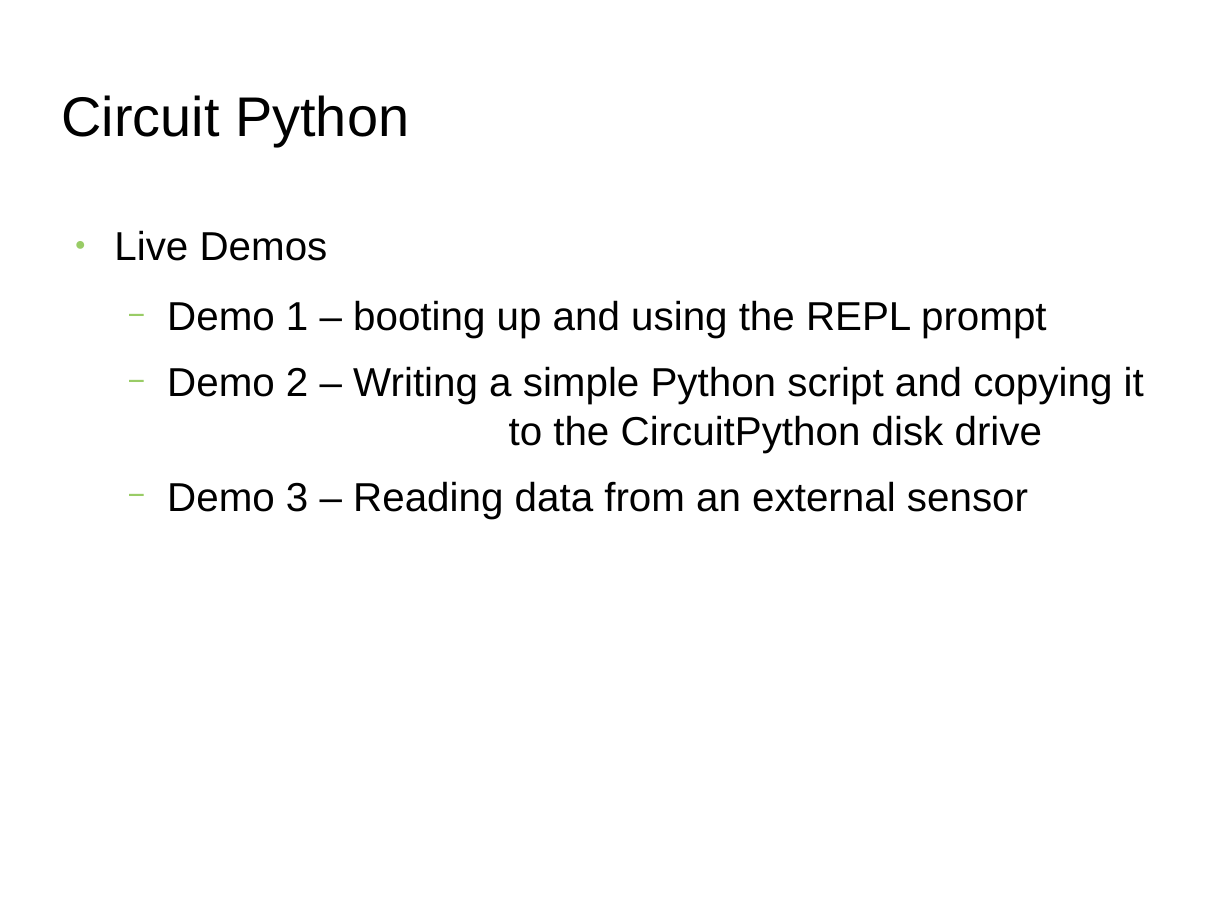
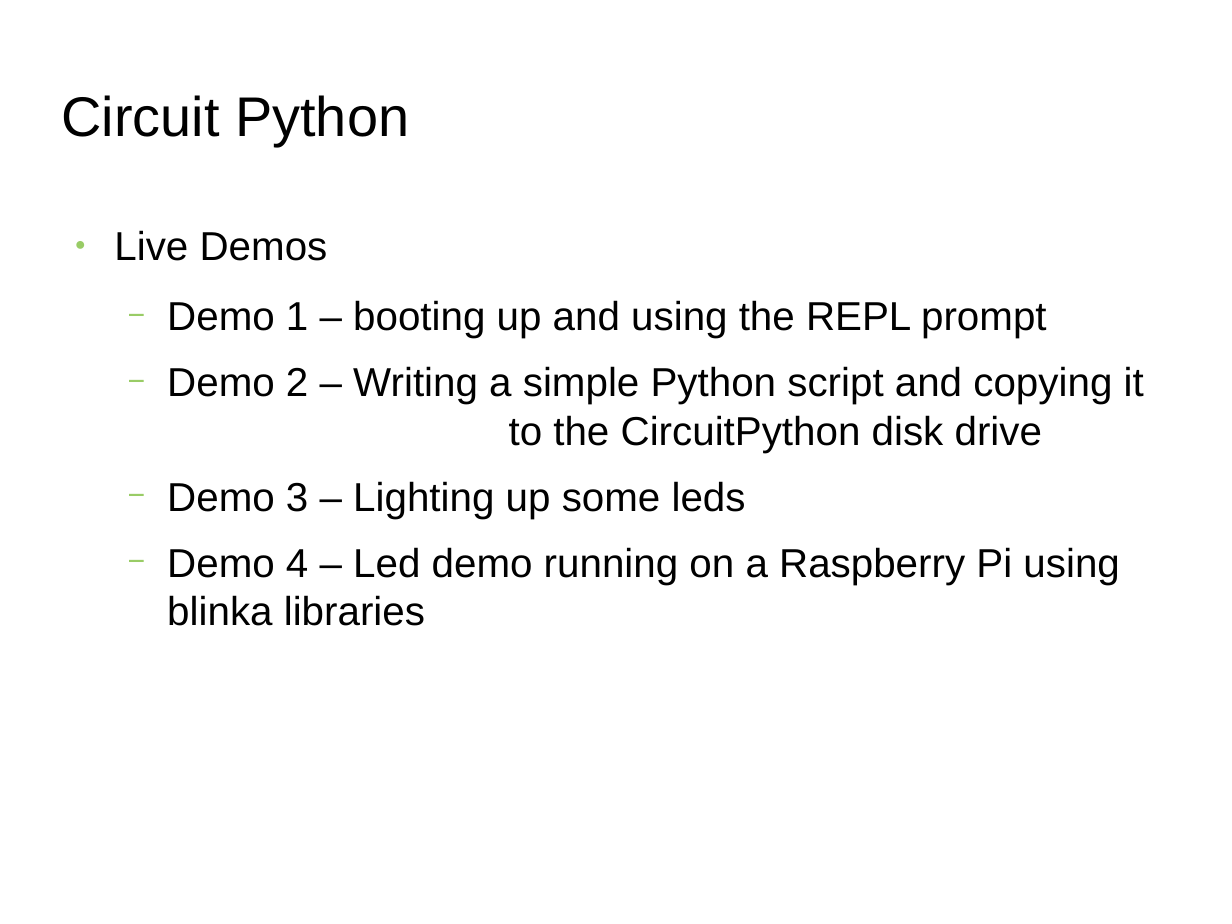
Before and after one commit to siehputz/uniforum2020, a slide deck: slide 22 of uniforum-three-quickies.odp (slide 21 before the commit). Drawn at 1232x924 pixels with LibreOffice and Linux fonts; fonts in the diff are those of the drawing; background and template pictures are left out. Boxes give left, top, right and bottom in pixels: in the first picture for what was removed or moved away, otherwise in the second. Text is boxed around its words. In the diff, an @@ line names an element or a change of style, - is before the commit and + after.

Commit message:
Circuitpyhton updates

```diff
--- a/uniforum-three-quickies.odp
+++ b/uniforum-three-quickies.odp
@@ text at (167, 481, 1119, 626): text changed @@
-  − Demo 3 – Reading data from an external sensor
+  − Demo 3 – Lighting up some leds
+  − Demo 4 – Led demo running on a Raspberry Pi using blinka libraries
```
Also in this commit, not shown: 4 other slides changed, 1 slide added.
